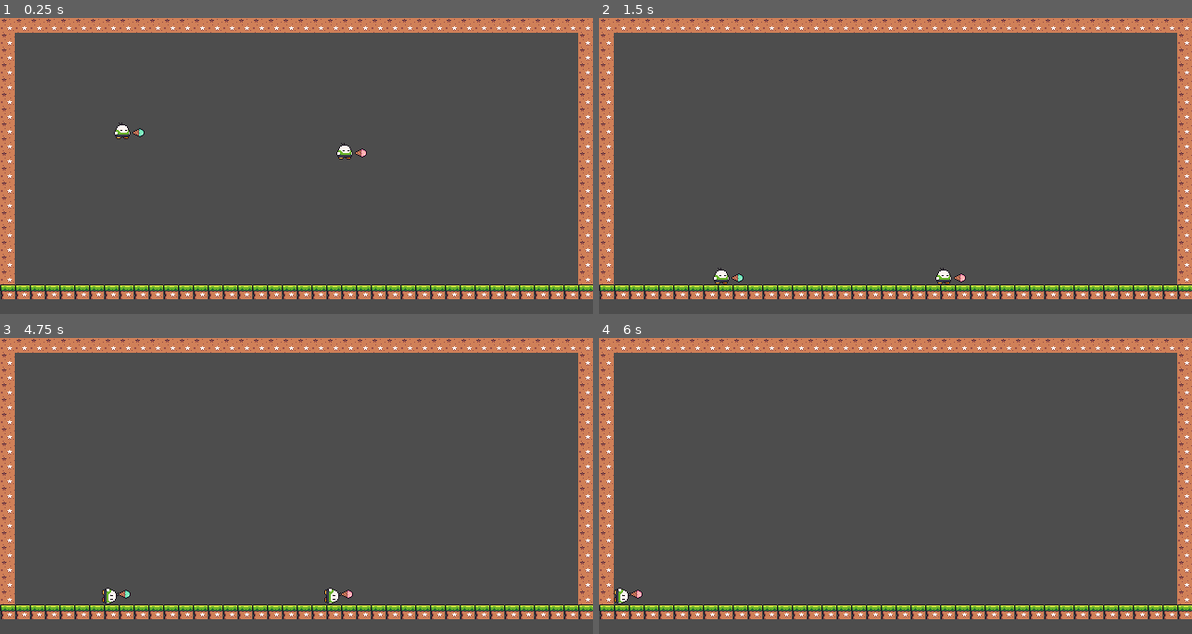
Above: before the commit, frames 1-4 (two rows, left to right).
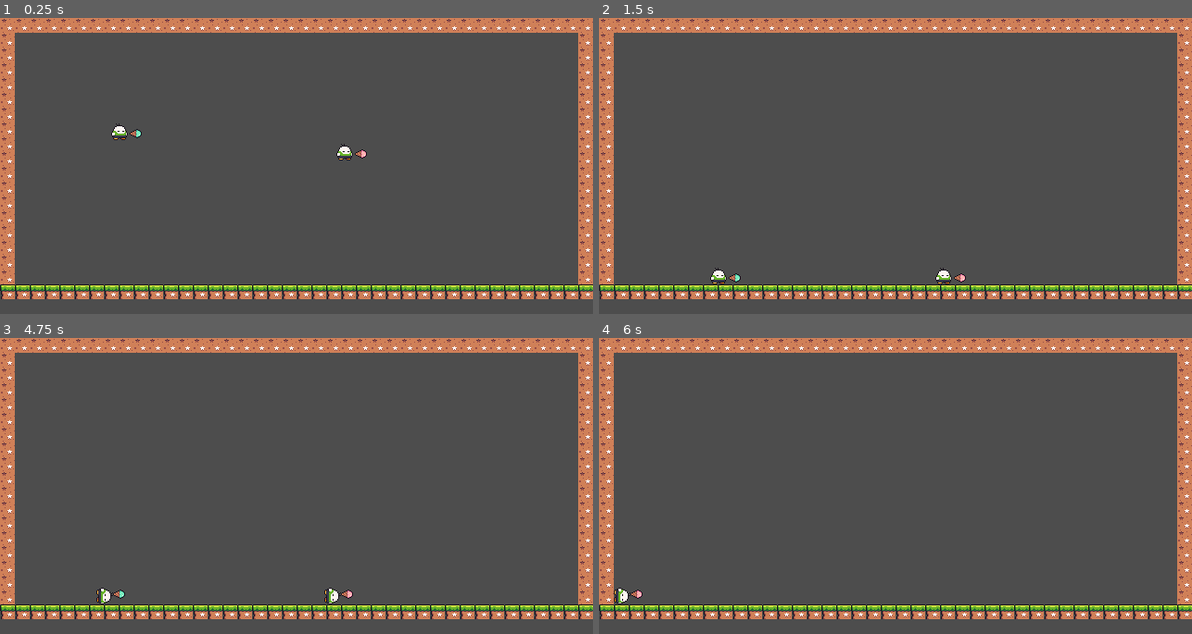
Above: after the commit, the same moments.

Repository: DanteAugusto/spaceCowboys
Game: Godot game, scene res://dantebuninha.tscn
Same seed, same stepped clock (60 frames per second), same inputs: the game is played once before the commit and once after it.
Inputs:
- Up to frame 1 (0.25 s): no input
- Up to frame 2 (1.5 s): tap Enter (enter) at 0.5 s; hold A (a) 0.53-1.28 s; hold Up (Up) from 0.53 s (still down); tap D (d) at 0.8, 1.35 s; tap Space at 1.25 s
- Up to frame 3 (4.75 s): tap F (f) at 1.55 s; release Up (Up) at 2.03 s; hold Down (Down) 2.03-2.78 s; hold F (f) 2.03-2.78 s; tap H (h) at 2.3, 2.85 s; hold Up (Up) 2.78-4.28 s; tap J (j) at 3.05 s; hold J (j) 3.53-4.28 s; tap K (k) at 3.8, 4.35 s; tap Enter (enter) at 4.25 s; hold Down (Down) from 4.28 s (still down); tap Up (Up) at 4.52 s; tap L (l) at 4.55 s
- Up to frame 4 (6 s): release Down (Down) at 5.03 s; hold Up (Up) 5.03-5.78 s; hold L (l) 5.03-5.78 s; tap S (s) at 5.3, 5.85 s; tap Space at 5.75 s; hold Down (Down) from 5.78 s (still down)

The runs differ from the first frame. In frame 1, 0.2% of the frame differs, in the area x 18-62%, y 35-49%; in frame 2, 0.1%; in frame 3, 0.2%; in frame 4, less than 0.1%.

Commit message:
player scene

Diff:
--- a/bullet.tscn
+++ b/bullet.tscn
@@ -21,7 +21,7 @@
 "speed": 5.0
 }]
 
-[node name="Area2D" type="Area2D"]
+[node name="Area2D" type="Area2D" groups=["bullets"]]
 light_mask = 7
 visibility_layer = 7
 script = ExtResource("1_22do8")
--- a/dantebuninha.tscn
+++ b/dantebuninha.tscn
@@ -1,12 +1,10 @@
-[gd_scene load_steps=29 format=3 uid="uid://myan6vgkdhut"]
+[gd_scene load_steps=17 format=3 uid="uid://myan6vgkdhut"]
 
 [ext_resource type="Script" path="res://player.gd" id="1_24wfu"]
 [ext_resource type="Script" path="res://dantebuninha.gd" id="1_304kp"]
-[ext_resource type="Texture2D" uid="uid://dysi4s46ke0o6" path="res://assets/Sprite Pack 2/Sprite Pack 2/2 - Mr. Mochi/Idle (32 x 32).png" id="1_srhgi"]
 [ext_resource type="Texture2D" uid="uid://bx7xy6fspojjg" path="res://assets/Seasonal Tilesets/1 - Grassland/Terrain (16 x 16).png" id="1_w4y3a"]
 [ext_resource type="Texture2D" uid="uid://0xvk8oxs64tm" path="res://assets/Seasonal Tilesets/1 - Grassland/Grassland_entities (16 x 16).png" id="2_1osk7"]
-[ext_resource type="Texture2D" uid="uid://byc8rhp86p344" path="res://assets/Sprite Pack 2/Sprite Pack 2/2 - Mr. Mochi/Running (32 x 32).png" id="5_iybga"]
-[ext_resource type="Texture2D" uid="uid://bbw0dyx4yoaub" path="res://assets/Sprite Pack 2/Sprite Pack 2/2 - Mr. Mochi/Jumping (32 x 32).png" id="5_ku1jy"]
+[ext_resource type="PackedScene" uid="uid://csdtlhv63jllu" path="res://player.tscn" id="7_1tn8v"]
 [ext_resource type="Script" path="res://gun.gd" id="7_l1bbn"]
 [ext_resource type="Script" path="res://player2.gd" id="8_5jac3"]
 [ext_resource type="Texture2D" uid="uid://bymq4nmepw0b4" path="res://assets/Mini FX, Items & UI/Food Items/Ice_Cream_Cones (16 x 16).png" id="8_8diu1"]
@@ -328,76 +326,6 @@
 "speed": 5.0
 }]
 
-[sub_resource type="RectangleShape2D" id="RectangleShape2D_r8bgi"]
-size = Vector2(18, 16)
-
-[sub_resource type="AtlasTexture" id="AtlasTexture_5mkai"]
-atlas = ExtResource("1_srhgi")
-region = Rect2(0, 0, 32, 32)
-
-[sub_resource type="AtlasTexture" id="AtlasTexture_7up8c"]
-atlas = ExtResource("1_srhgi")
-region = Rect2(32, 0, 32, 32)
-
-[sub_resource type="AtlasTexture" id="AtlasTexture_sc81d"]
-atlas = ExtResource("5_ku1jy")
-region = Rect2(0, 0, 32, 32)
-
-[sub_resource type="AtlasTexture" id="AtlasTexture_86368"]
-atlas = ExtResource("5_iybga")
-region = Rect2(0, 0, 32, 32)
-
-[sub_resource type="AtlasTexture" id="AtlasTexture_ng6tj"]
-atlas = ExtResource("5_iybga")
-region = Rect2(32, 0, 32, 32)
-
-[sub_resource type="AtlasTexture" id="AtlasTexture_w8dad"]
-atlas = ExtResource("5_iybga")
-region = Rect2(64, 0, 32, 32)
-
-[sub_resource type="AtlasTexture" id="AtlasTexture_ldbil"]
-atlas = ExtResource("5_iybga")
-region = Rect2(96, 0, 32, 32)
-
-[sub_resource type="SpriteFrames" id="SpriteFrames_yv5pn"]
-animations = [{
-"frames": [{
-"duration": 1.0,
-"texture": SubResource("AtlasTexture_5mkai")
-}, {
-"duration": 1.0,
-"texture": SubResource("AtlasTexture_7up8c")
-}],
-"loop": true,
-"name": &"idle",
-"speed": 5.0
-}, {
-"frames": [{
-"duration": 1.0,
-"texture": SubResource("AtlasTexture_sc81d")
-}],
-"loop": true,
-"name": &"jump",
-"speed": 5.0
-}, {
-"frames": [{
-"duration": 1.0,
-"texture": SubResource("AtlasTexture_86368")
-}, {
-"duration": 1.0,
-"texture": SubResource("AtlasTexture_ng6tj")
-}, {
-"duration": 1.0,
-"texture": SubResource("AtlasTexture_w8dad")
-}, {
-"duration": 1.0,
-"texture": SubResource("AtlasTexture_ldbil")
-}],
-"loop": true,
-"name": &"run",
-"speed": 10.0
-}]
-
 [sub_resource type="AtlasTexture" id="AtlasTexture_lb5de"]
 atlas = ExtResource("8_8diu1")
 region = Rect2(0, 0, 16, 16)
@@ -413,9 +341,6 @@
 "speed": 5.0
 }]
 
-[sub_resource type="RectangleShape2D" id="RectangleShape2D_f0mmb"]
-size = Vector2(18, 16)
-
 [node name="World" type="Node2D"]
 script = ExtResource("1_304kp")
 
@@ -439,23 +364,6 @@
 rotation = 1.5708
 sprite_frames = SubResource("SpriteFrames_jxkg1")
 
-[node name="player" type="CharacterBody2D" parent="." groups=["players"]]
-position = Vector2(131, 92)
-collision_mask = 2
-script = ExtResource("1_24wfu")
-
-[node name="collision" type="CollisionShape2D" parent="player"]
-position = Vector2(1, -2)
-shape = SubResource("RectangleShape2D_r8bgi")
-
-[node name="anim" type="AnimatedSprite2D" parent="player"]
-position = Vector2(1, -10)
-sprite_frames = SubResource("SpriteFrames_yv5pn")
-animation = &"idle"
-frame_progress = 0.323398
-
-[node name="animator" type="AnimationPlayer" parent="player"]
-
 [node name="gun2" type="Node2D" parent="."]
 position = Vector2(371, 114)
 script = ExtResource("10_o080v")
@@ -469,19 +377,10 @@
 position = Vector2(26, -1)
 scale = Vector2(0.25, 0.25)
 
-[node name="player2" type="CharacterBody2D" parent="." groups=["players"]]
-position = Vector2(371, 114)
-collision_mask = 2
+[node name="player" parent="." instance=ExtResource("7_1tn8v")]
+position = Vector2(128, 93)
+script = ExtResource("1_24wfu")
+
+[node name="player2" parent="." instance=ExtResource("7_1tn8v")]
+position = Vector2(371, 115)
 script = ExtResource("8_5jac3")
-
-[node name="collision" type="CollisionShape2D" parent="player2"]
-position = Vector2(1, -2)
-shape = SubResource("RectangleShape2D_f0mmb")
-
-[node name="anim" type="AnimatedSprite2D" parent="player2"]
-position = Vector2(1, -10)
-sprite_frames = SubResource("SpriteFrames_yv5pn")
-animation = &"idle"
-frame_progress = 0.323398
-
-[node name="animator" type="AnimationPlayer" parent="player2"]
--- /dev/null
+++ b/player.tscn
@@ -0,0 +1,88 @@
+[gd_scene load_steps=13 format=3 uid="uid://csdtlhv63jllu"]
+
+[ext_resource type="Texture2D" uid="uid://dysi4s46ke0o6" path="res://assets/Sprite Pack 2/Sprite Pack 2/2 - Mr. Mochi/Idle (32 x 32).png" id="1_ne66x"]
+[ext_resource type="Texture2D" uid="uid://bbw0dyx4yoaub" path="res://assets/Sprite Pack 2/Sprite Pack 2/2 - Mr. Mochi/Jumping (32 x 32).png" id="2_1mlp1"]
+[ext_resource type="Texture2D" uid="uid://byc8rhp86p344" path="res://assets/Sprite Pack 2/Sprite Pack 2/2 - Mr. Mochi/Running (32 x 32).png" id="3_8sfuy"]
+
+[sub_resource type="RectangleShape2D" id="RectangleShape2D_4p8cq"]
+size = Vector2(18, 16)
+
+[sub_resource type="AtlasTexture" id="AtlasTexture_5mkai"]
+atlas = ExtResource("1_ne66x")
+region = Rect2(0, 0, 32, 32)
+
+[sub_resource type="AtlasTexture" id="AtlasTexture_7up8c"]
+atlas = ExtResource("1_ne66x")
+region = Rect2(32, 0, 32, 32)
+
+[sub_resource type="AtlasTexture" id="AtlasTexture_sc81d"]
+atlas = ExtResource("2_1mlp1")
+region = Rect2(0, 0, 32, 32)
+
+[sub_resource type="AtlasTexture" id="AtlasTexture_86368"]
+atlas = ExtResource("3_8sfuy")
+region = Rect2(0, 0, 32, 32)
+
+[sub_resource type="AtlasTexture" id="AtlasTexture_ng6tj"]
+atlas = ExtResource("3_8sfuy")
+region = Rect2(32, 0, 32, 32)
+
+[sub_resource type="AtlasTexture" id="AtlasTexture_w8dad"]
+atlas = ExtResource("3_8sfuy")
+region = Rect2(64, 0, 32, 32)
+
+[sub_resource type="AtlasTexture" id="AtlasTexture_ldbil"]
+atlas = ExtResource("3_8sfuy")
+region = Rect2(96, 0, 32, 32)
+
+[sub_resource type="SpriteFrames" id="SpriteFrames_v7htg"]
+animations = [{
+"frames": [{
+"duration": 1.0,
+"texture": SubResource("AtlasTexture_5mkai")
+}, {
+"duration": 1.0,
+"texture": SubResource("AtlasTexture_7up8c")
+}],
+"loop": true,
+"name": &"idle",
+"speed": 5.0
+}, {
+"frames": [{
+"duration": 1.0,
+"texture": SubResource("AtlasTexture_sc81d")
+}],
+"loop": true,
+"name": &"jump",
+"speed": 5.0
+}, {
+"frames": [{
+"duration": 1.0,
+"texture": SubResource("AtlasTexture_86368")
+}, {
+"duration": 1.0,
+"texture": SubResource("AtlasTexture_ng6tj")
+}, {
+"duration": 1.0,
+"texture": SubResource("AtlasTexture_w8dad")
+}, {
+"duration": 1.0,
+"texture": SubResource("AtlasTexture_ldbil")
+}],
+"loop": true,
+"name": &"run",
+"speed": 10.0
+}]
+
+[node name="player" type="CharacterBody2D" groups=["players"]]
+position = Vector2(0, -6)
+collision_mask = 22
+
+[node name="collision" type="CollisionShape2D" parent="."]
+position = Vector2(1, -2)
+shape = SubResource("RectangleShape2D_4p8cq")
+
+[node name="anim" type="AnimatedSprite2D" parent="."]
+position = Vector2(1, -10)
+sprite_frames = SubResource("SpriteFrames_v7htg")
+animation = &"idle"
--- a/scenes/selection_menu.tscn
+++ b/scenes/selection_menu.tscn
@@ -56,6 +56,7 @@
 texture = ExtResource("4_2gxy8")
 
 [node name="label" type="Label" parent="panel/mrmochi/p1"]
+layout_mode = 0
 offset_left = 2.64063
 offset_top = -8.0
 offset_right = 25.6406
@@ -76,6 +77,7 @@
 texture = ExtResource("5_ir3fv")
 
 [node name="label" type="Label" parent="panel/mrmochi/p2"]
+layout_mode = 0
 offset_left = 2.5
 offset_top = 26.375
 offset_right = 25.5
